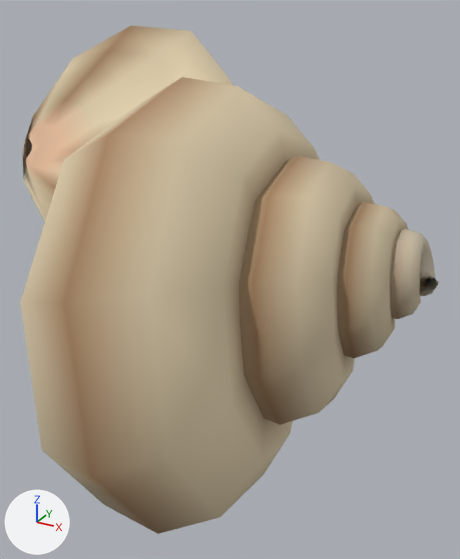
What one commit did to the glTF model web/public/assets/game/forage/shell-whelk.glb.
Camera for both pictures: a 50 mm camera at (0.239, -0.365, 0.358) aimed at (0.03, 0.016, 0.168). The lights are fixed; the arrows at lower left show +X, +Y and +Z. The picture after the commit comes second.

The scene before the commit, as lines of its bpy script (objects in view):
```python
me_shell_whelk = bpy.data.meshes.new('shell-whelk')
me_shell_whelk.from_pydata(...)  # 492 vertices, 980 faces; spans x -0.18..0.18, y -0.168..0.168, z 0.0..0.338
me_shell_whelk.materials.append(mat_shell)
ob_shell_whelk = bpy.data.objects.new('shell-whelk', me_shell_whelk)
ob_shell_whelk.location = (0.0, 0.0, 0.0)
```
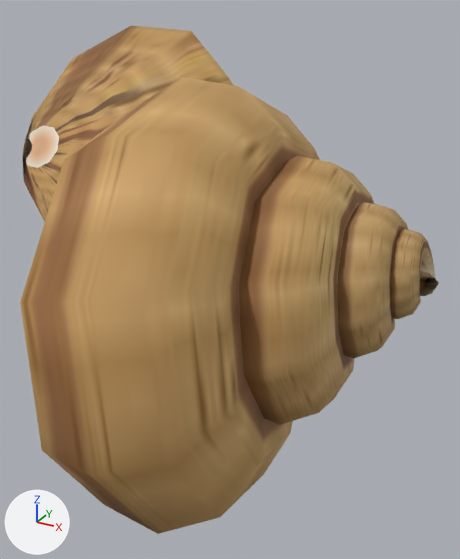
Changed parts and their boxes [x1, y1, x2, y2] in the pictures (460 x 559 px):
'shell-whelk', recoloured, surface changed (beige to brown): [20, 26, 439, 531] in both
part 2 of me_shell_whelk, recoloured: [25, 26, 436, 455] in both
part 3 of me_shell_whelk, recoloured: [20, 26, 439, 531] in both

The change in detail:
Picture 'shell-whelk_tex' (img_shell_whelk_tex) is new.
Material 'M_Shell_Whelk' (mat_m_shell_whelk) is new.
Uses the picture img_shell_whelk_tex.
me_shell_whelk has 492 vertices, 980 faces and spans x -0.18..0.18, y -0.168..0.168, z 0.0..0.338.
me_shell_whelk is used by ob_shell_whelk; location (0.0, 0.0, 0.0).
me_shell_whelk no longer uses material mat_shell.
me_shell_whelk part 1: texture (UV) coordinates changed.
me_shell_whelk part 2: 580 faces centred in x -0.175..0.177, y -0.09..0.084, z 0.097..0.324 are repainted in the vertex colours; the middle colour goes from beige #c4b699 to light grey #dcdcdc.
me_shell_whelk part 3: 400 faces centred in x -0.178..0.179, y -0.161..0.163, z 0.009..0.33 are repainted in the vertex colours; the middle colour goes from beige #d7c5a5 to white #f6f6f6.
me_shell_whelk gains material mat_m_shell_whelk.
